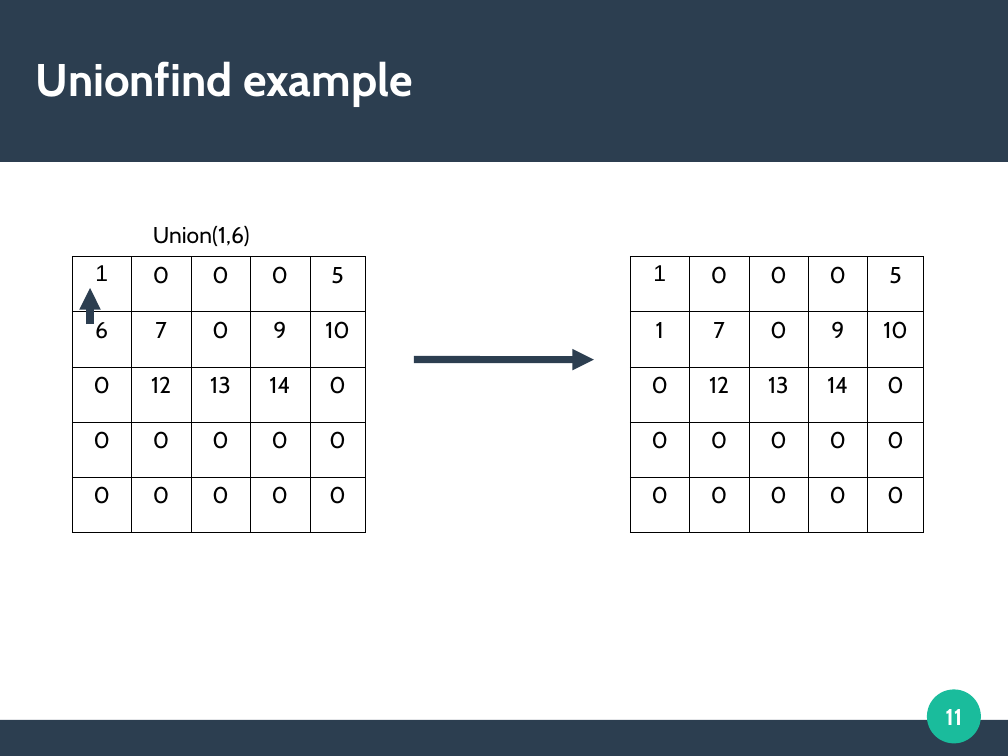
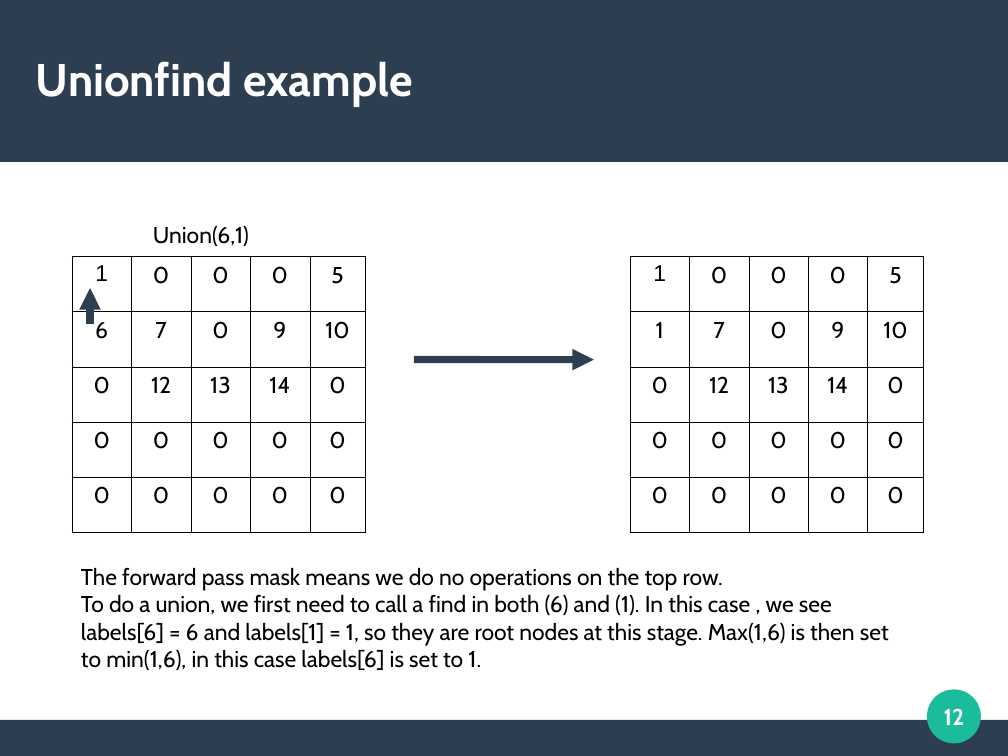
Before and after one commit to cycraig/ConnectedComponentsLabelling, a slide deck: slide 12 of presentation/Presentation.odp (slide 11 before the commit). Drawn at 1008x756 pixels with LibreOffice and Linux fonts; fonts in the diff are those of the drawing. Boxes give left, top, right and bottom in pixels: in the first picture for what was removed or moved away, otherwise in the second. Text is boxed around its words. In the diff, an @@ line names an element or a change of style, - is before the commit and + after.

```diff
--- a/presentation/Presentation.odp
+++ b/presentation/Presentation.odp
@@ text at (x1=153, y1=226, x2=249, y2=246): text changed @@
-Union(1,6)
+Union(6,1)
@@ text added at (x1=81, y1=568, x2=889, y2=670), 18 pt, text #000000 @@
+The forward pass mask means we do no operations on the top row.
+To do a union, we first need to call a find in both (6) and (1). In this case , we see labels[6] = 6 and labels[1] = 1, so they are root nodes at this stage. Max(1,6) is then set to min(1,6), in this case labels[6] is set to 1.
@@ page number at (x1=944, y1=708, x2=965, y2=725): text changed @@
-11
+12
```
Also in this commit, not shown: 6 other slides changed, 8 slides added.
